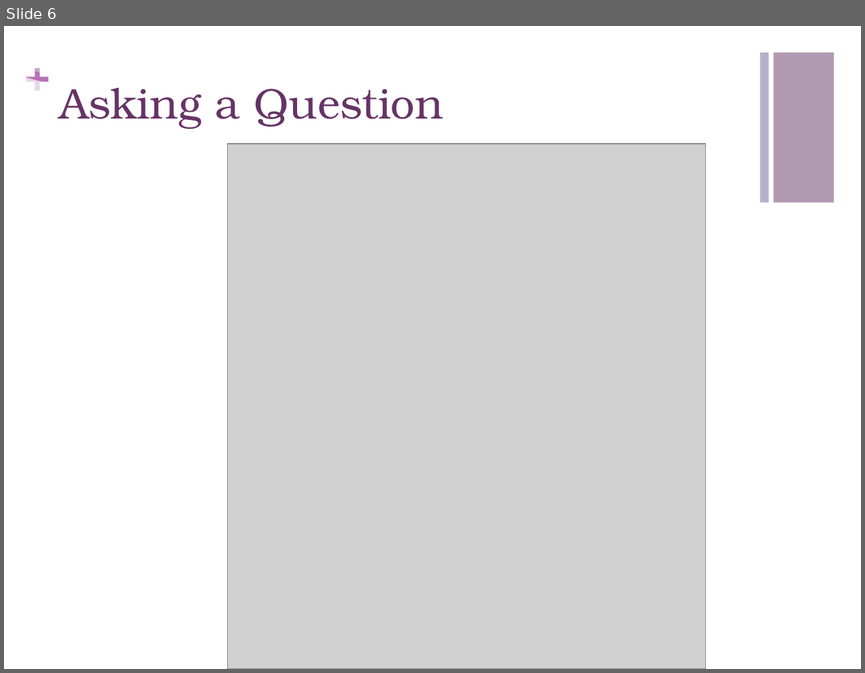
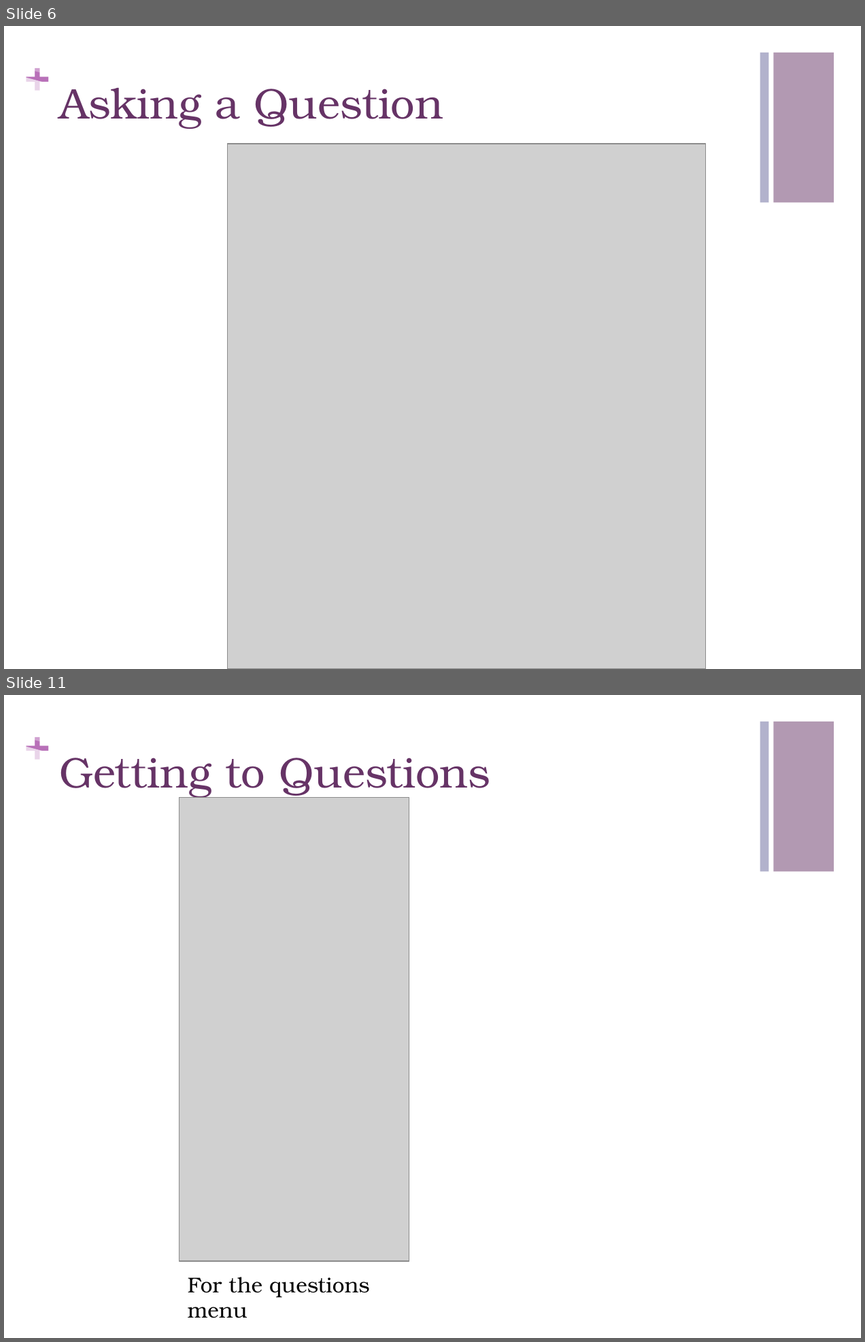
Before and after one commit to CMPUT301F14T05/CorgFu, a slide deck: StoryboardPresentation.pptx. Shown one above the other, each under a label of ours: slide 6 before the commit, slides 6 and 11 after it; the slides between them are not shown. The pictures are 865x673 and 865x1342 pixels, drawn with LibreOffice and Linux fonts; fonts in the diff are those of the drawing; grey boxes stand for pictures. Boxes give left, top, right and bottom in pixels: in the first picture for what was removed or moved away, otherwise in the second. Text is boxed around its words. In the diff, an @@ line names an element or a change of style, - is before the commit and + after.

```diff
--- a/StoryboardPresentation.pptx
+++ b/StoryboardPresentation.pptx
@@ slide 11 added at (x1=4, y1=695, x2=861, y2=1338), background #FFFFFF; not listed: 7 template elements that a slide beside it also shows @@
@@ title added at (x1=59, y1=758, x2=490, y2=798), 36 pt, text #663366 @@
+Getting to Questions
@@ picture added at (x1=179, y1=798, x2=409, y2=1261) @@
@@ text added at (x1=188, y1=1276, x2=370, y2=1318), 18 pt, text #000000 @@
+For the questions menu
```
Also in this commit, not shown: 2 slides changed, 23 other slides added, 1 other file.
